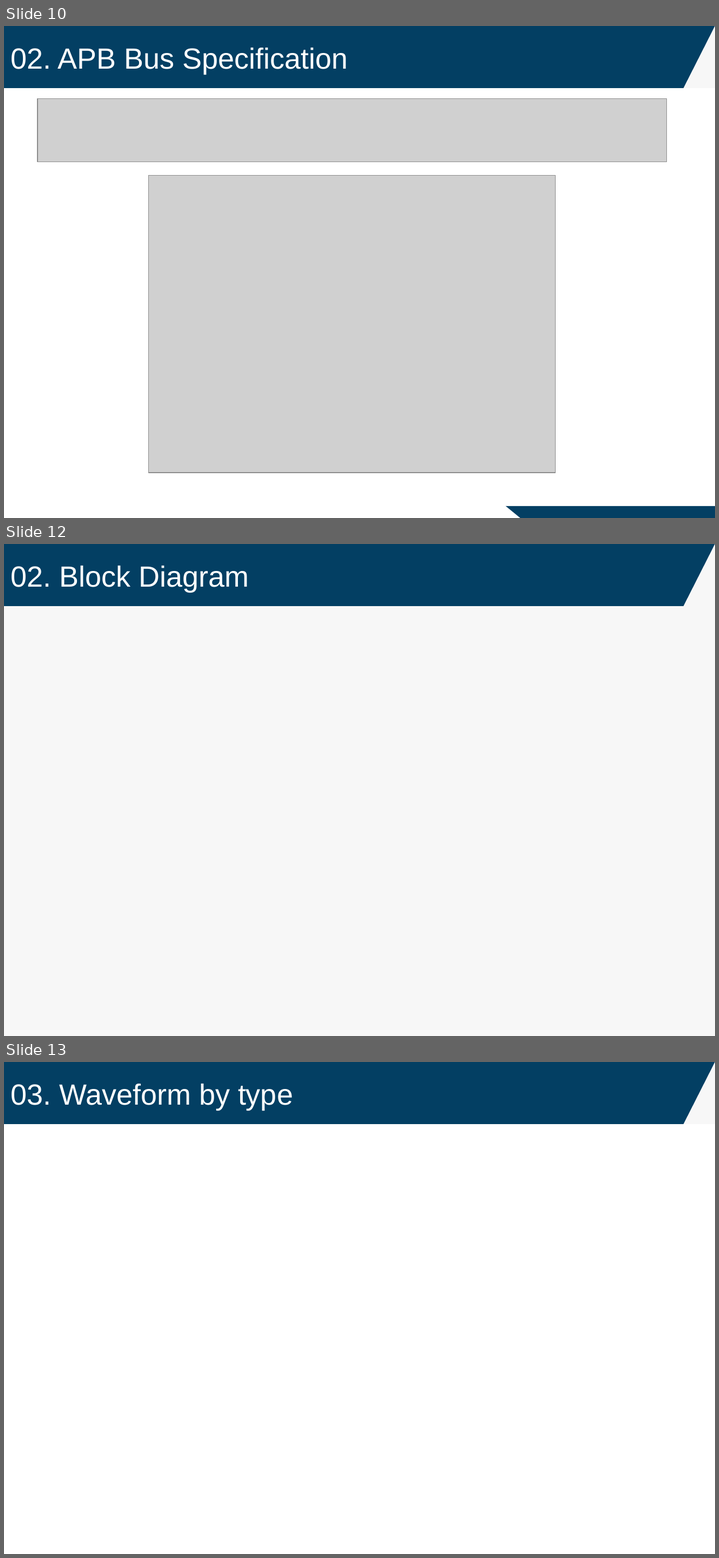
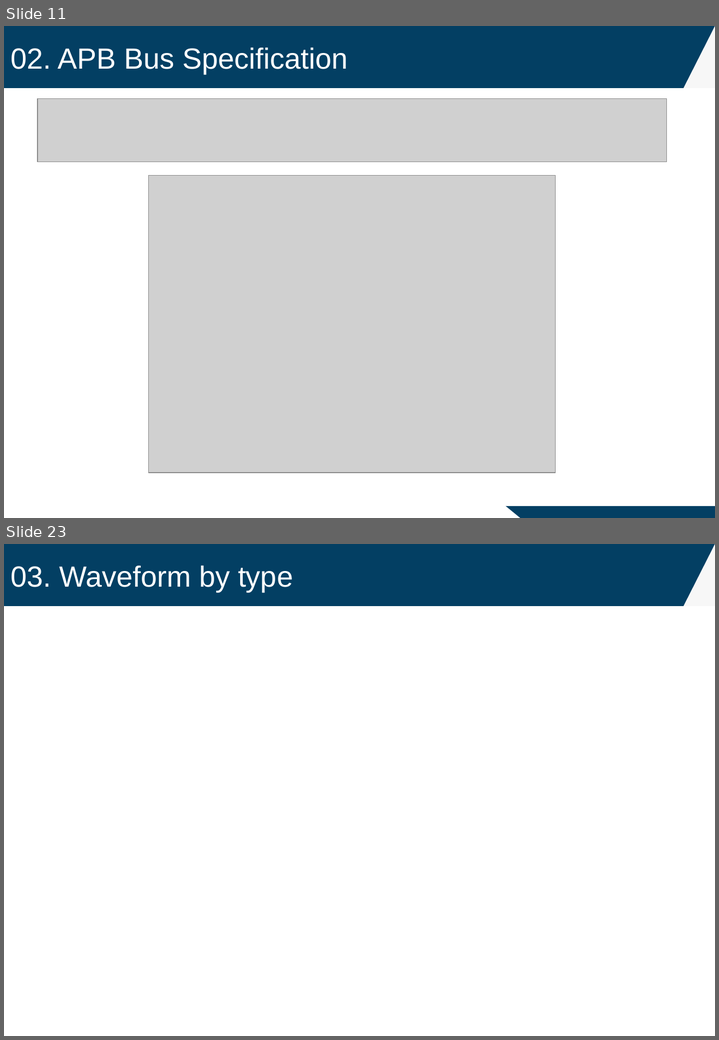
Before and after one commit to oriraccoon/Harman_ComputerArchitecture, a slide deck: RISC-V MultiCycle CPU Peripherals_김지환.pptx. Shown one above the other, each under a label of ours: slides 10, 12 and 13 before the commit, slides 11 and 23 after it; the slides between them are not shown. The pictures are 719x1558 and 719x1040 pixels, drawn with LibreOffice and Linux fonts; fonts in the diff are those of the drawing; grey boxes stand for pictures. Boxes give left, top, right and bottom in pixels: in the first picture for what was removed or moved away, otherwise in the second. Text is boxed around its words. In the diff, an @@ line names an element or a change of style, - is before the commit and + after.

```diff
--- a/RISC-V MultiCycle CPU Peripherals_김지환.pptx
+++ b/RISC-V MultiCycle CPU Peripherals_김지환.pptx
@@ slide 12 removed at box(4, 544, 715, 1036), background #F7F7F7 @@
@@ rectangle removed at box(4, 544, 715, 606) @@
@@ right triangle removed at box(683, 544, 715, 606) @@
@@ text removed at box(10, 566, 249, 592) @@
-02. Block Diagram
@@ rectangle removed at box(360, 609, 433, 630) @@
@@ what was slide 10 is now slide 11 @@
@@ what was slide 13 is now slide 23 @@
```
Also in this commit, not shown: 5 slides changed, 11 slides added, 35 other files.
